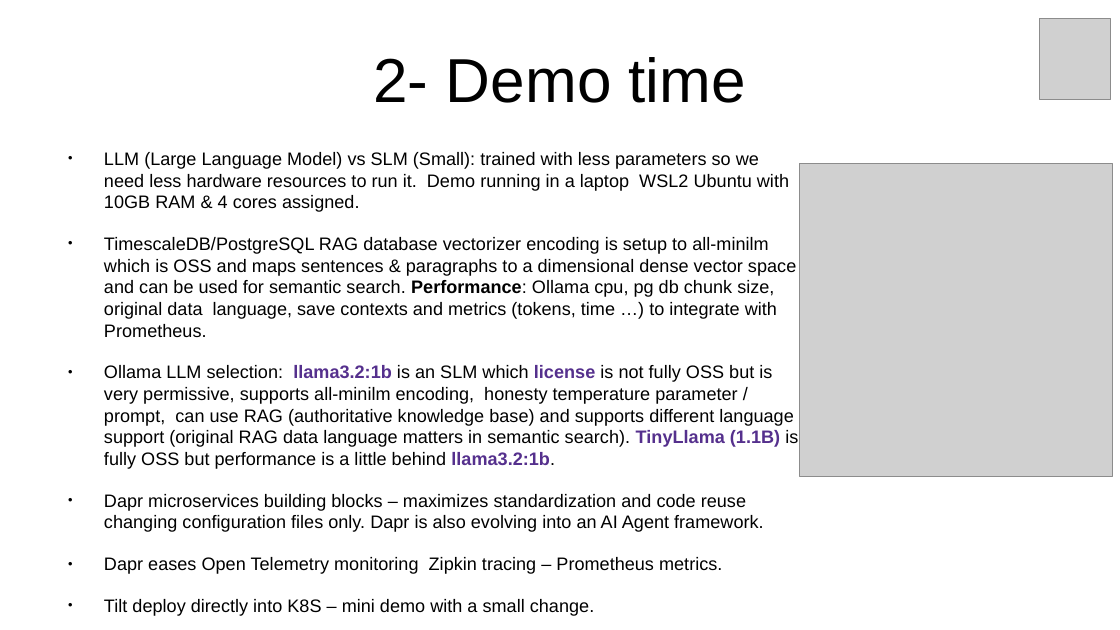
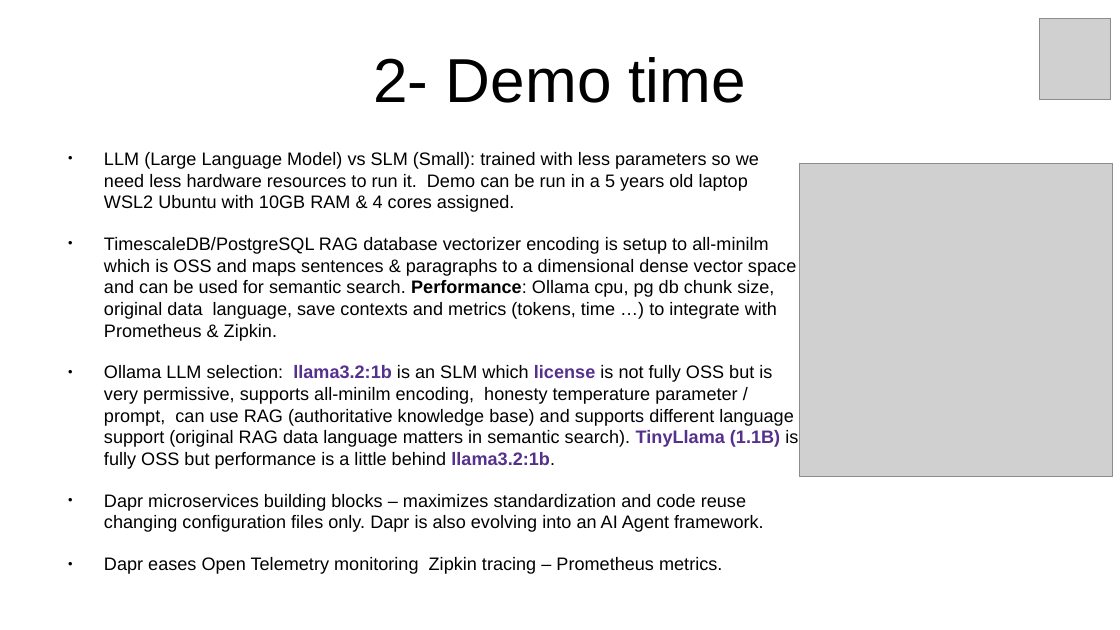
Before and after one commit to inigokintana/homelab-2-prod-ai-golden-path, a slide deck: slide 5 of docs/Presentation-homelab-2-prod-ai-golden-path.odp. Drawn at 1120x630 pixels with LibreOffice and Linux fonts; fonts in the diff are those of the drawing; grey boxes stand for pictures. Boxes give left, top, right and bottom in pixels: in the first picture for what was removed or moved away, otherwise in the second. Text is boxed around its words. In the diff, an @@ line names an element or a change of style, - is before the commit and + after.

```diff
--- a/docs/Presentation-homelab-2-prod-ai-golden-path.odp
+++ b/docs/Presentation-homelab-2-prod-ai-golden-path.odp
@@ text at <box>104,152,796,341</box>: text changed @@
-● LLM (Large Language Model) vs SLM (Small): trained with less parameters so we need less hardware resources to run it. Demo running in a laptop WSL2 Ubuntu with 10GB RAM & 4 cores assigned.
-● TimescaleDB/PostgreSQL RAG database vectorizer encoding is setup to all-minilm which is OSS and maps sentences & paragraphs to a dimensional dense vector space and can be used for semantic search. Performance: Ollama cpu, pg db chunk size, original data language, save contexts and metrics (tokens, time …) to integrate with Prometheus.
+● LLM (Large Language Model) vs SLM (Small): trained with less parameters so we need less hardware resources to run it. Demo can be run in a 5 years old laptop WSL2 Ubuntu with 10GB RAM & 4 cores assigned.
+● TimescaleDB/PostgreSQL RAG database vectorizer encoding is setup to all-minilm which is OSS and maps sentences & paragraphs to a dimensional dense vector space and can be used for semantic search. Performance: Ollama cpu, pg db chunk size, original data language, save contexts and metrics (tokens, time …) to integrate with Prometheus & Zipkin.
@@ text at <box>104,599,594,616</box>: paragraph removed @@
-● Tilt deploy directly into K8S – mini demo with a small change.
```
Also in this commit, not shown: 8 other slides changed, 4 other files.
